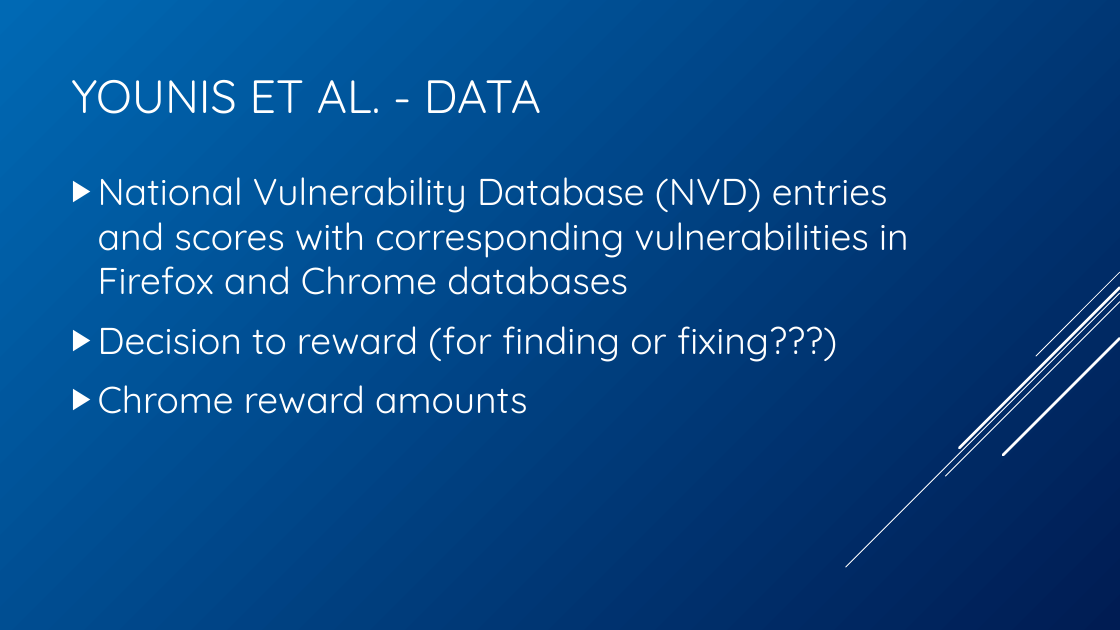
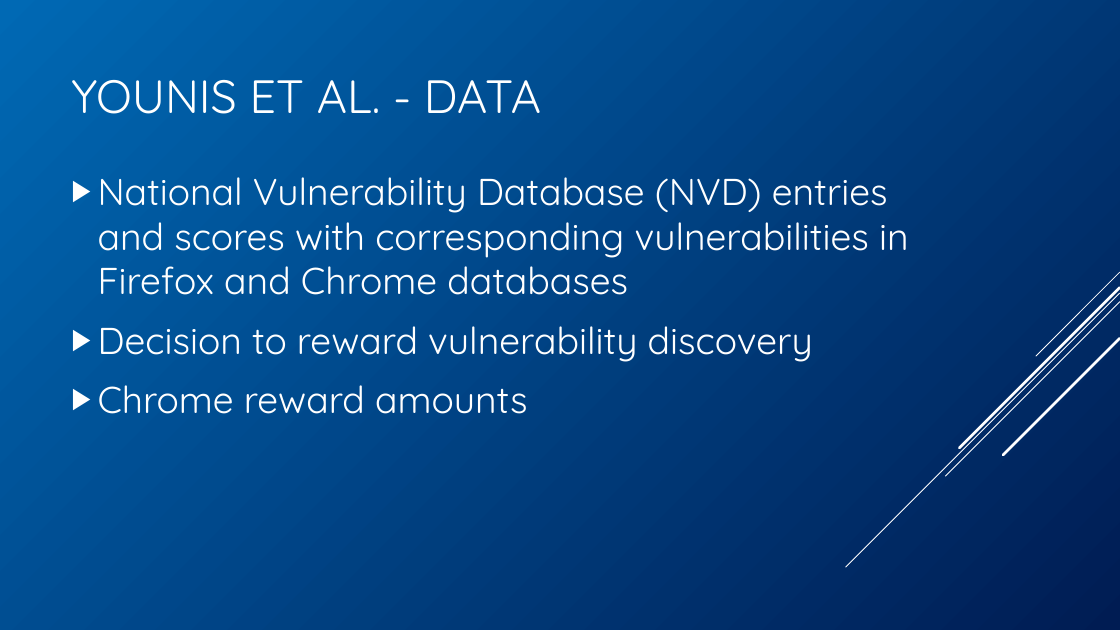
Before and after one commit to BenChurch/Winter2017, a slide deck: slide 13 of CISC848/BackgroundPentation/ChurchCISC848Background.pptx. Drawn at 1120x630 pixels with LibreOffice and Linux fonts; fonts in the diff are those of the drawing. Boxes give left, top, right and bottom in pixels: in the first picture for what was removed or moved away, otherwise in the second. Text is boxed around its words. In the diff, an @@ line names an element or a change of style, - is before the commit and + after.

```diff
--- a/CISC848/BackgroundPentation/ChurchCISC848Background.pptx
+++ b/CISC848/BackgroundPentation/ChurchCISC848Background.pptx
@@ text at <box>98,326,813,362</box>: text changed @@
-▶ Decision to reward (for finding or fixing???)
+▶ Decision to reward vulnerability discovery
```
Also in this commit, not shown: 15 other slides changed, 1 slide added.
